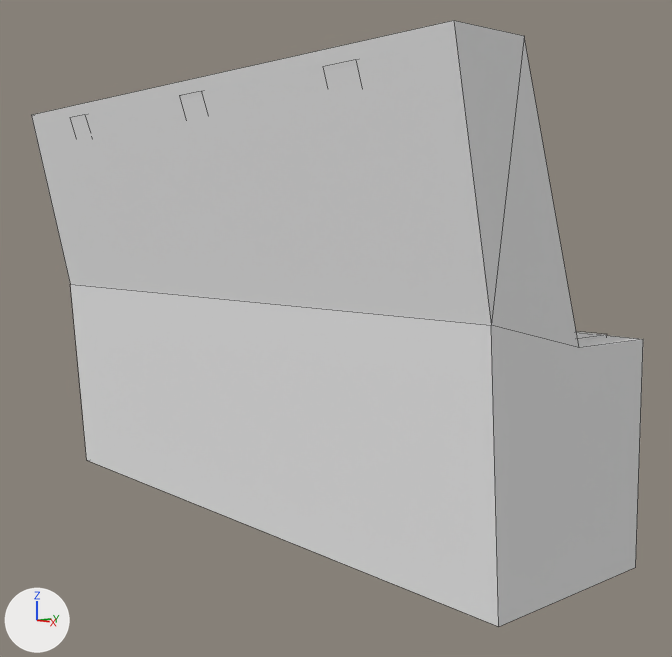
A saved change to the Blender file 就職作品/ModelDeta/MapObj.blend.
One viewpoint serves both versions: a camera (50 mm lens) standing at (16.76, -13.1, 6.03) and looking at (0.65, 0.95, 3.77). Lighting does not change. The marker at lower left points along +X, +Y and +Z. Mesh edges are drawn as thin lines. The same objects are shown in both versions, whatever each file hides.

The first picture shows 'BenchCollision', 'bench'.
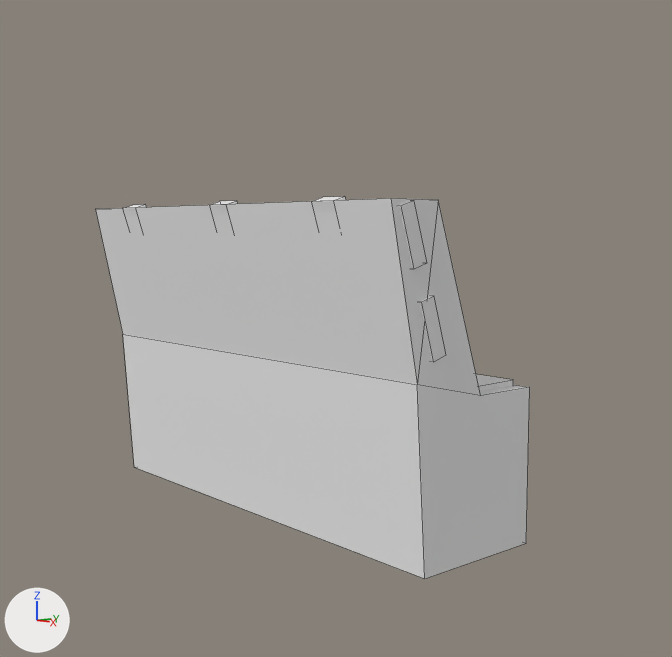
Changed parts and their boxes [x1, y1, x2, y2] in the pictures (672 x 657 px):
'BenchCollision', rescaled (29% narrower, 37% shorter): before [31, 20, 643, 627]; after [96, 198, 530, 579]
'bench', rescaled (27% narrower, 30% shorter): before [70, 60, 607, 340]; after [122, 196, 513, 391]

The change in detail:
Object 'BenchCollision' (ob_benchcollision) is rescaled from (1.0, 1.0, 1.0) to (0.724, 0.724, 0.724).
Object 'bench' (ob_bench) is rescaled from (0.33, 0.375, 1.82) to (0.246, 0.279, 1.36).
